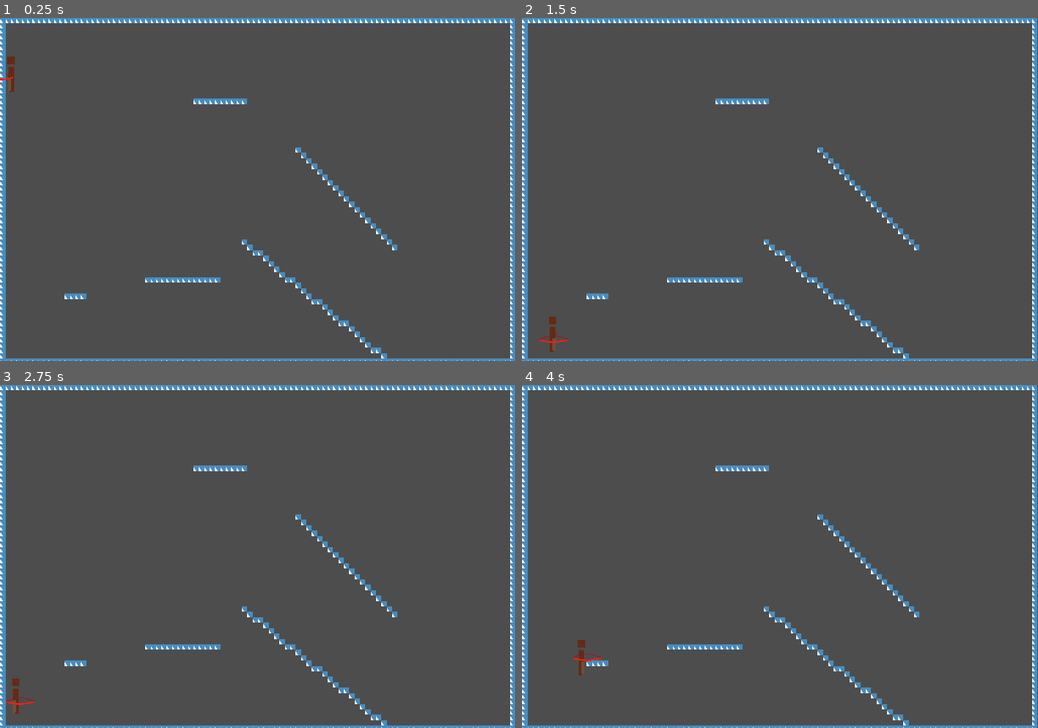
Above: before the commit, frames 1-4 (two rows, left to right).
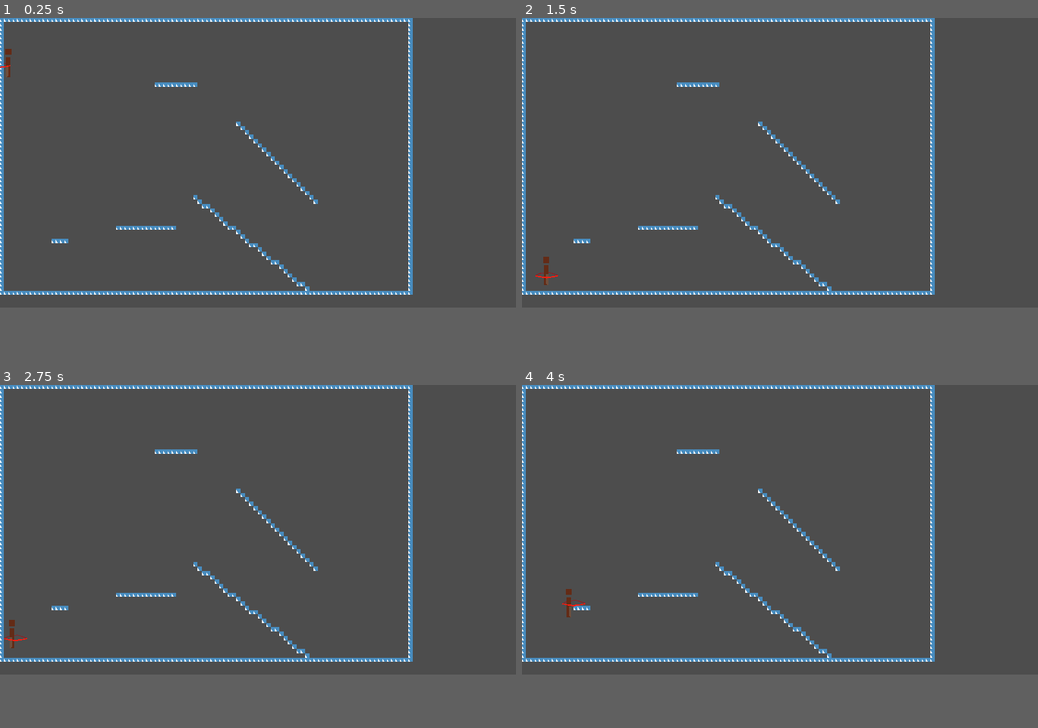
Above: after the commit, the same moments.

Repository: dgnt/gmtk2025
Game: Godot game, scene res://scenes/Level.tscn
Same seed, same stepped clock (60 frames per second), same inputs: the game is played once before the commit and once after it. The engine's default icon, where the game draws it, is replaced by a stand-in: a white triangle on a blue panel in a dark square.
Inputs:
- Up to frame 1 (0.25 s): no input
- Up to frame 2 (1.5 s): hold Right (move_right) from 0.53 s (still down); tap Space (jump) at 0.77 s
- Up to frame 3 (2.75 s): tap Space (jump) at 1.52 s; release Right (move_right) at 2.03 s; hold Left (move_left) from 2.03 s (still down)
- Up to frame 4 (4 s): release Left (move_left) at 2.78 s; hold Right (move_right) from 2.78 s (still down); tap Space (jump) at 3.02, 3.77 s
In our replay, the window is 800x533 before the commit and 800x450 after it. These sizes can differ from the game's own. Grey fills any space a smaller window leaves; there, only what the larger window draws over its background counts as a difference.

The runs differ from the first frame. In frame 1, 6.9% of the frame differs, in the area x 0-100%, y 0-100%; in frame 2, 7.0%; in frame 3, 7.0%; in frame 4, 7.0%.

Commit message:
Resizing game window to 1080p

Diff:
--- a/test/project.godot
+++ b/test/project.godot
@@ -17,8 +17,8 @@
 
 [display]
 
-window/size/viewport_width=1536
-window/size/viewport_height=1024
+window/size/viewport_width=1920
+window/size/viewport_height=1080
 window/stretch/mode="canvas_items"
 
 [input]
